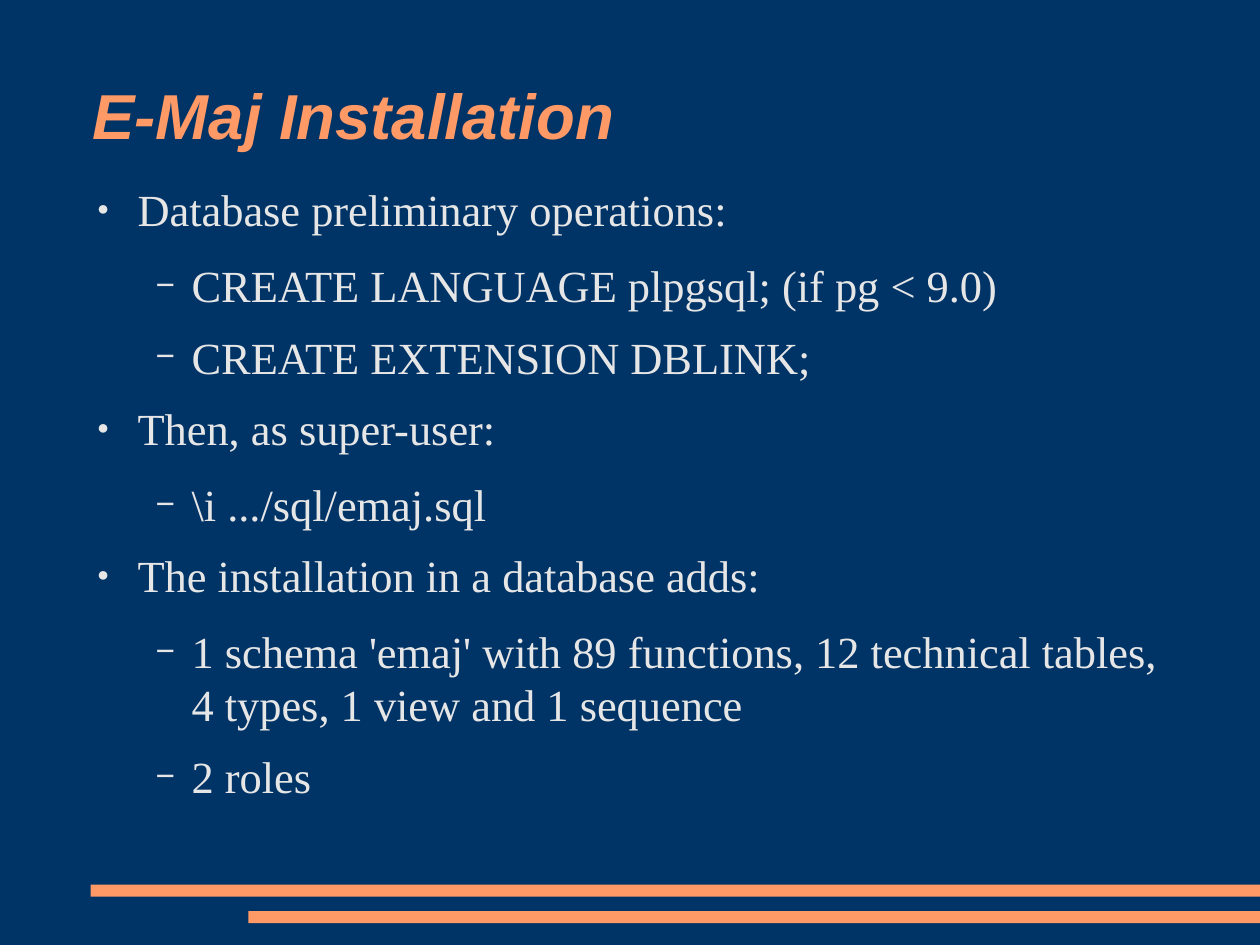
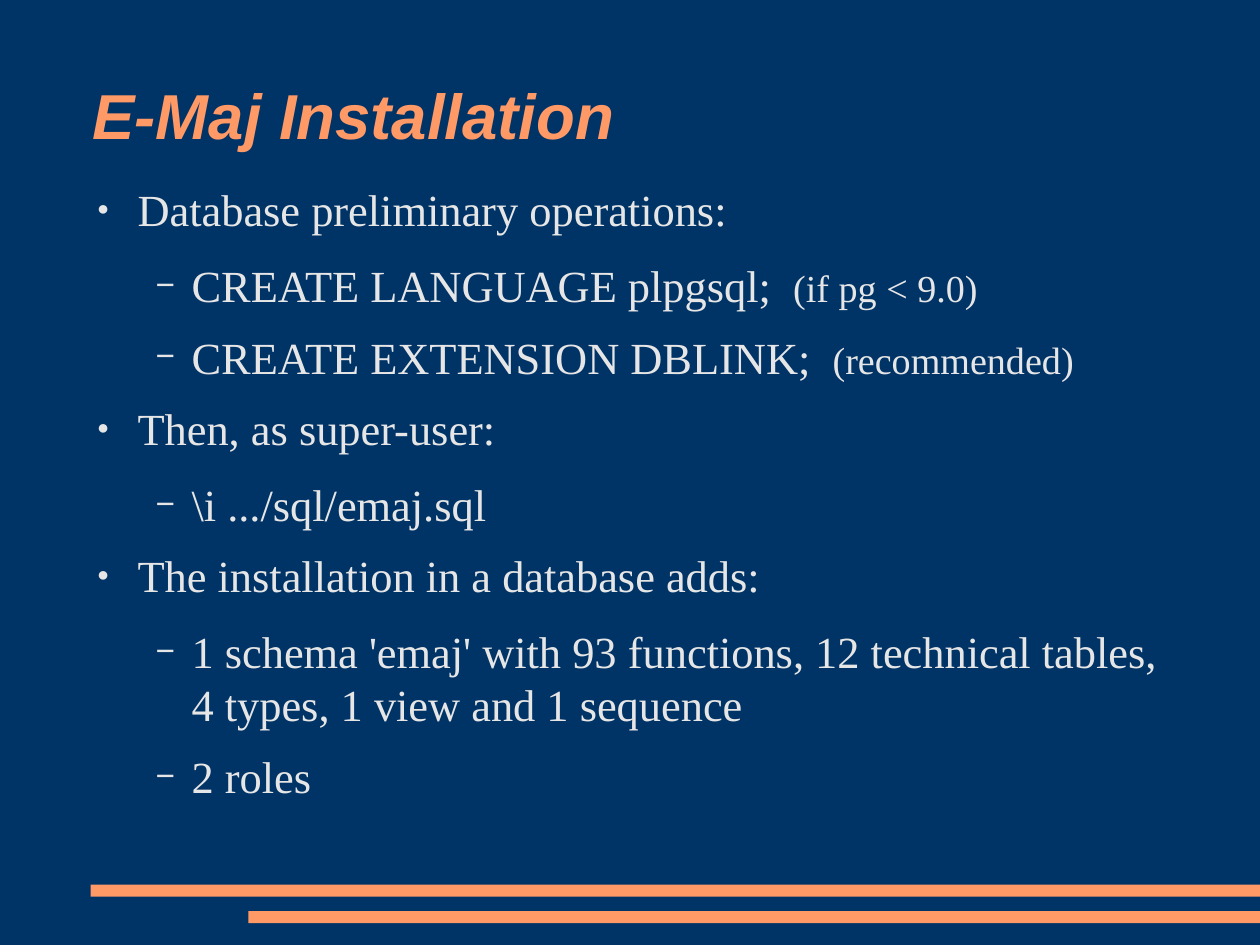
Before and after one commit to beaud76/emaj_doc, a slide deck: slide 8 of Emaj_pres_en.odp (slide 9 before the commit). Drawn at 1260x945 pixels with LibreOffice and Linux fonts; fonts in the diff are those of the drawing. Boxes give left, top, right and bottom in pixels: in the first picture for what was removed or moved away, otherwise in the second. Text is boxed around its words. In the diff, an @@ line names an element or a change of style, - is before the commit and + after.

```diff
--- a/Emaj_pres_en.odp
+++ b/Emaj_pres_en.odp
@@ text at box(192, 271, 977, 311): size 28 to 24 pt in "(if pg < 9.0)" @@
@@ text at box(192, 344, 1074, 381): text changed @@
-  − CREATE EXTENSION DBLINK;
+  − CREATE EXTENSION DBLINK; (recommended)
@@ text at box(192, 636, 1157, 730): text changed @@
-  − 1 schema 'emaj' with 89 functions, 12 technical tables, 4 types, 1 view and 1 sequence
+  − 1 schema 'emaj' with 93 functions, 12 technical tables, 4 types, 1 view and 1 sequence
```
Also in this commit, not shown: 11 other slides changed, 3 slides added, 1 slide removed, 3 other files.
